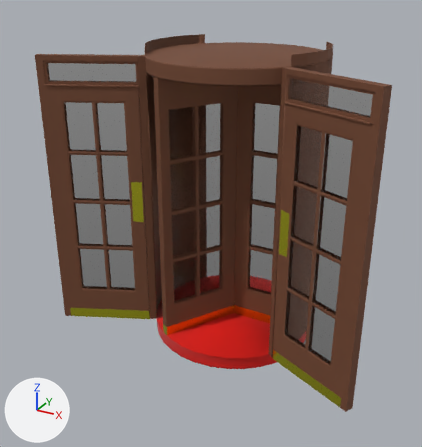
The Blender file blend/SwitchBL8_revolving doors.blend as it was, and as the next commit left it.
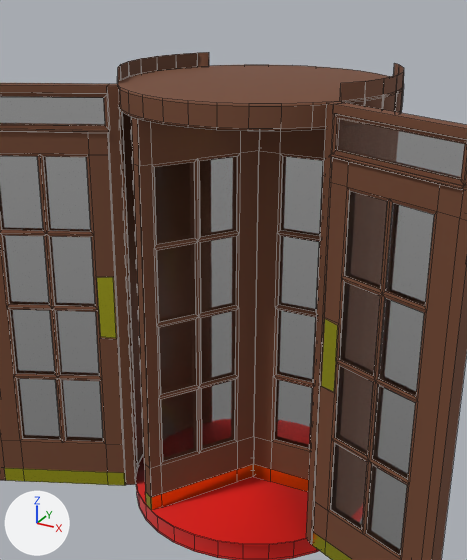
The first picture shows the older version from a 50 mm lens placed at (4.63, -9.4, 6.62), pointed at (-0.27, -0.48, 2.16). The close-ups show both versions on the part from 16% to 89% of the width and 0% to 82% of the height of that picture. Every picture has the same lights, and +X, +Y and +Z are marked at lower left. The close-ups show mesh edges as thin lines.

The first close-up shows 'Ceiling', 'Door posts', 'Door side left', 'Door side right', 'Floor circle', 'Revolving door', 'Revolving doors "walls"', 'Windows aobve side doors'.
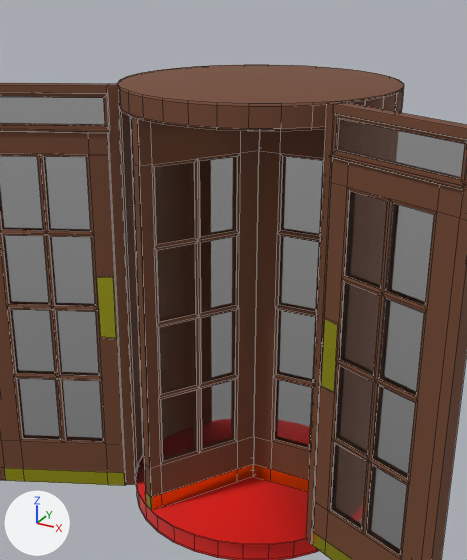
What the commit changed:
me_cylinder_003 is used by ob_revolving_doors__walls; location (0.0, 0.0, -0.08).
me_cylinder_003 had 76 vertices, 72 faces and spanned x -1.61..1.61, y -1.1..1.02, z 0.13..5.5.
me_cylinder_003 now has 60 vertices, 40 faces and spans x -1.61..1.61, y -1.1..1.02, z 0.13..5.33.
Part 1, on me_cylinder_003:
8 vertices are removed from x -1.6..-1.23, y -0.9..1.01, z 5.5.
16 faces are deleted.
Part 2, on me_cylinder_003:
8 vertices are removed from x 1.23..1.6, y -0.9..1.01, z 5.5.
16 faces are deleted.

Pixel boxes (x1, y1, x2, y2) of what changed, in the close-ups (467 x 560 px):
'Revolving doors "walls"', reshaped (6% shorter): before (107, 52, 404, 544); after (107, 84, 404, 544)
part 1 of me_cylinder_003, deleted (brown): before (117, 52, 209, 473)
part 2 of me_cylinder_003, deleted (brown): before (340, 63, 404, 101)
